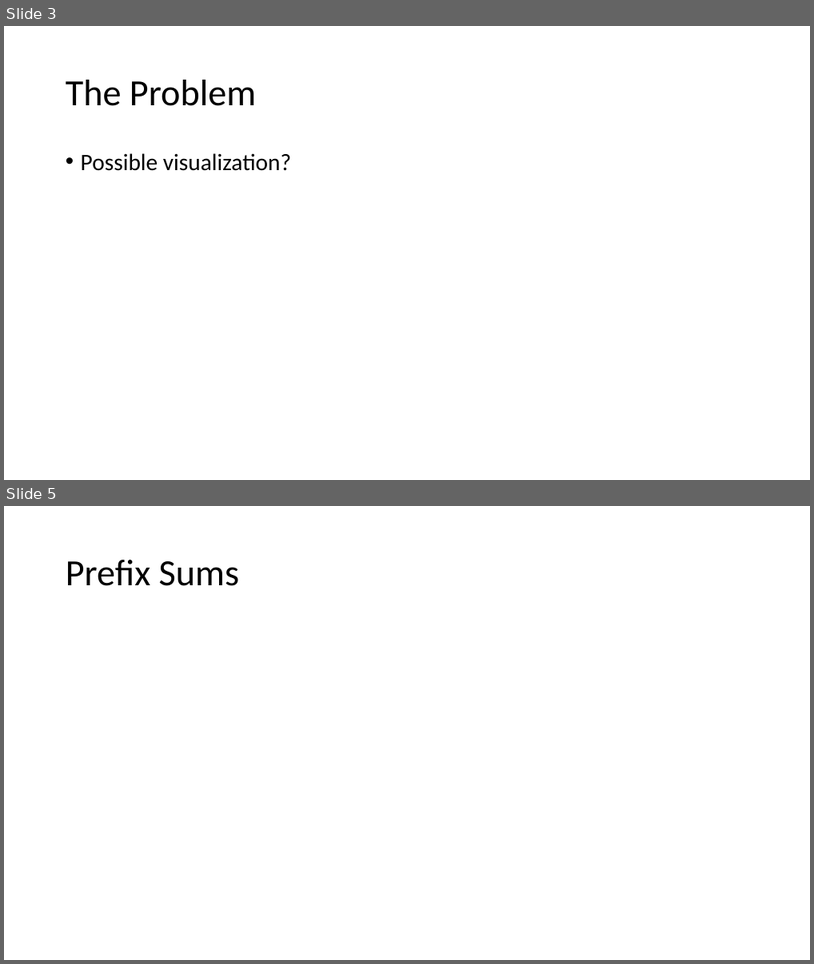
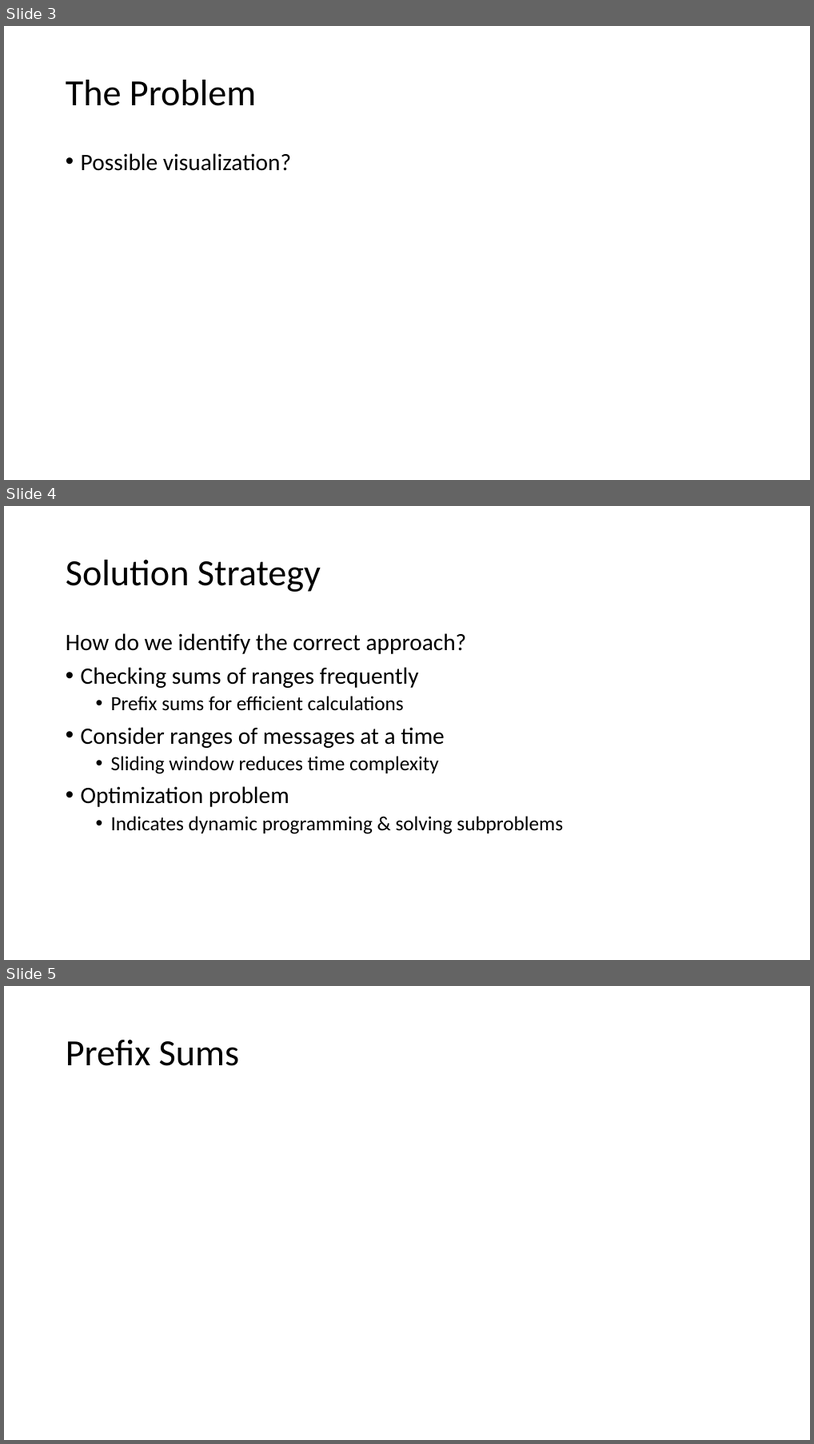
Before and after one commit to HilbertCurve/cs395-final-project, a slide deck: presentation.pptx. Shown one above the other, each under a label of ours: slides 3 and 5 before the commit, slides 3, 4 and 5 after it; the slides between them are not shown. The pictures are 814x964 and 814x1444 pixels, drawn with LibreOffice and Linux fonts; fonts in the diff are those of the drawing. Boxes give left, top, right and bottom in pixels: in the first picture for what was removed or moved away, otherwise in the second. Text is boxed around its words. In the diff, an @@ line names an element or a change of style, - is before the commit and + after.

Commit message:
starting work on solution strategy on powerpoint
also completed solution strategy on report

```diff
--- a/presentation.pptx
+++ b/presentation.pptx
@@ slide 4 added at (x1=4, y1=506, x2=810, y2=960), background #FFFFFF @@
@@ title added at (x1=66, y1=560, x2=321, y2=592), 44 pt, text #000000 @@
+Solution Strategy
@@ text added at (x1=66, y1=633, x2=563, y2=834), 28 pt, text #000000 @@
+How do we identify the correct approach?
+• Checking sums of ranges frequently
+  • Prefix sums for efficient calculations
+• Consider ranges of messages at a time
+  • Sliding window reduces time complexity
+• Optimization problem
+  • Indicates dynamic programming & solving subproblems
```
Also in this commit, not shown: 1 slide changed, 1 slide removed.
